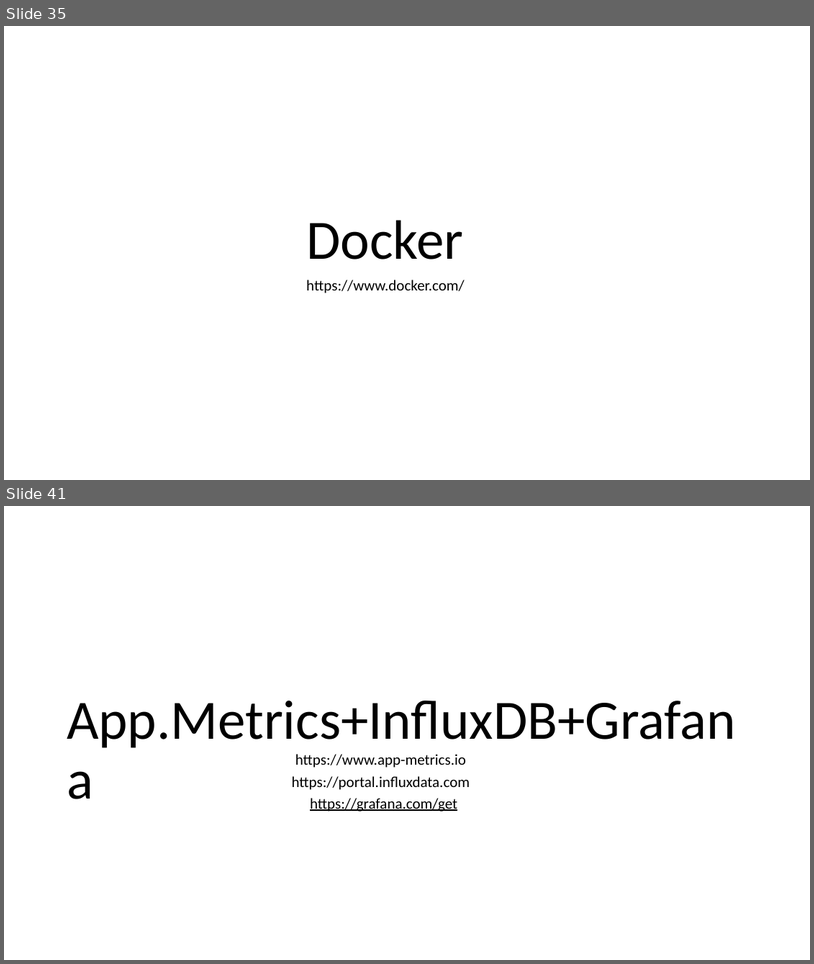
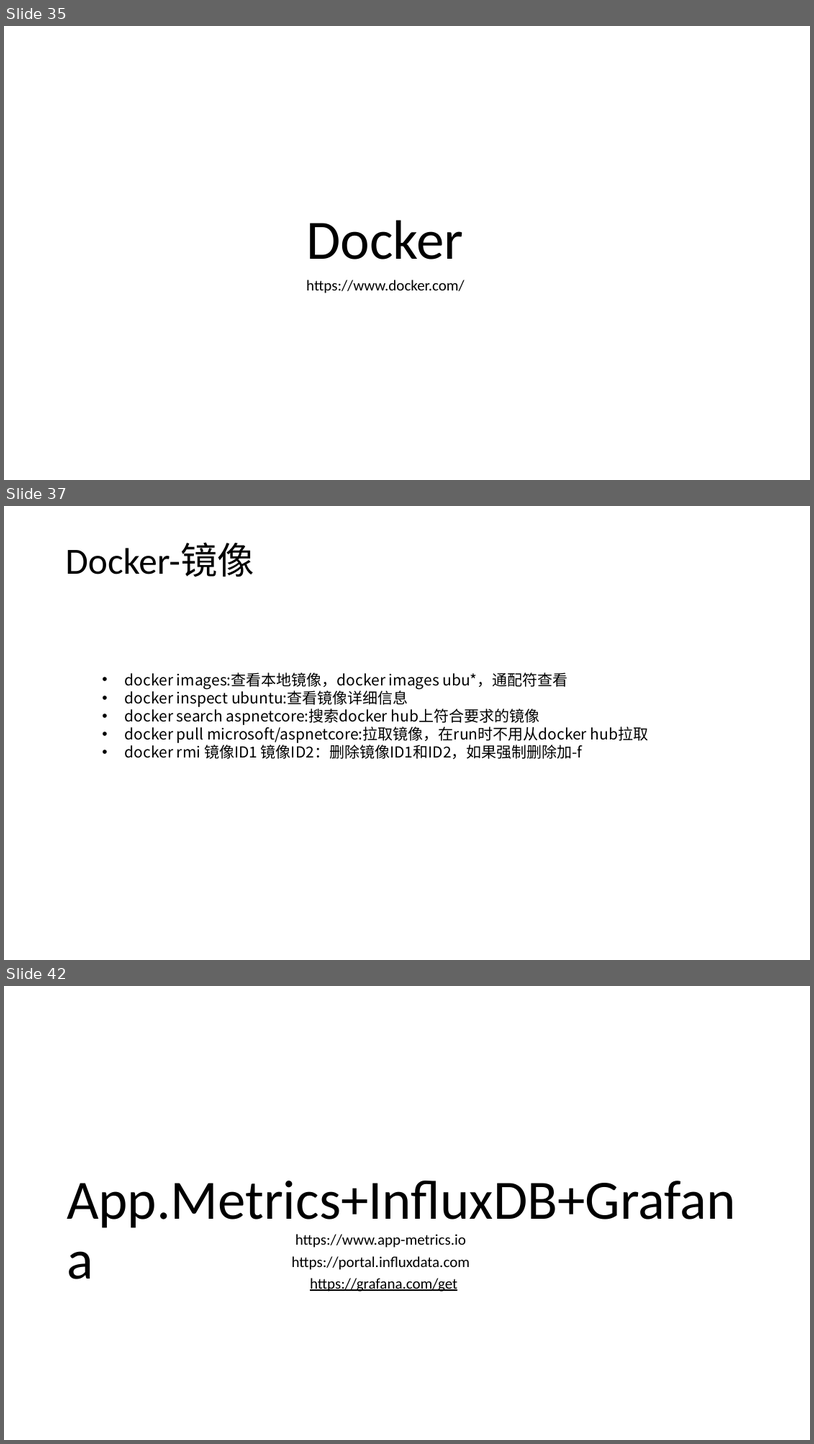
Before and after one commit to axzxs2001/HisMicroserviceSample, a slide deck: HisMicroserviceSample/Doc/基于.net core微服务.pptx. Shown one above the other, each under a label of ours: slides 35 and 41 before the commit, slides 35, 37 and 42 after it; the slides between them are not shown. The pictures are 814x964 and 814x1444 pixels, drawn with LibreOffice and Linux fonts; fonts in the diff are those of the drawing; background and template pictures are left out. Boxes give left, top, right and bottom in pixels: in the first picture for what was removed or moved away, otherwise in the second. Text is boxed around its words. In the diff, an @@ line names an element or a change of style, - is before the commit and + after.

```diff
--- a/HisMicroserviceSample/Doc/基于.net core微服务.pptx
+++ b/HisMicroserviceSample/Doc/基于.net core微服务.pptx
@@ slide 37 added at <box>4,506,810,960</box>, background picture (left out) @@
@@ title added at <box>65,543,254,577</box>, 44 pt, text #000000 @@
+Docker-镜像
@@ text added at <box>125,672,649,759</box>, 18 pt, text #000000 @@
+• docker images:查看本地镜像，docker images ubu*，通配符查看
+• docker inspect ubuntu:查看镜像详细信息
+• docker search aspnetcore:搜索docker hub上符合要求的镜像
+• docker pull microsoft/aspnetcore:拉取镜像，在run时不用从docker hub拉取
+• docker rmi 镜像ID1 镜像ID2：删除镜像ID1和ID2，如果强制删除加-f
@@ what was slide 41 is now slide 42 @@
```
Also in this commit, not shown: 2 slides changed, 3 other slides added, 3 slides removed, 4 other files.
